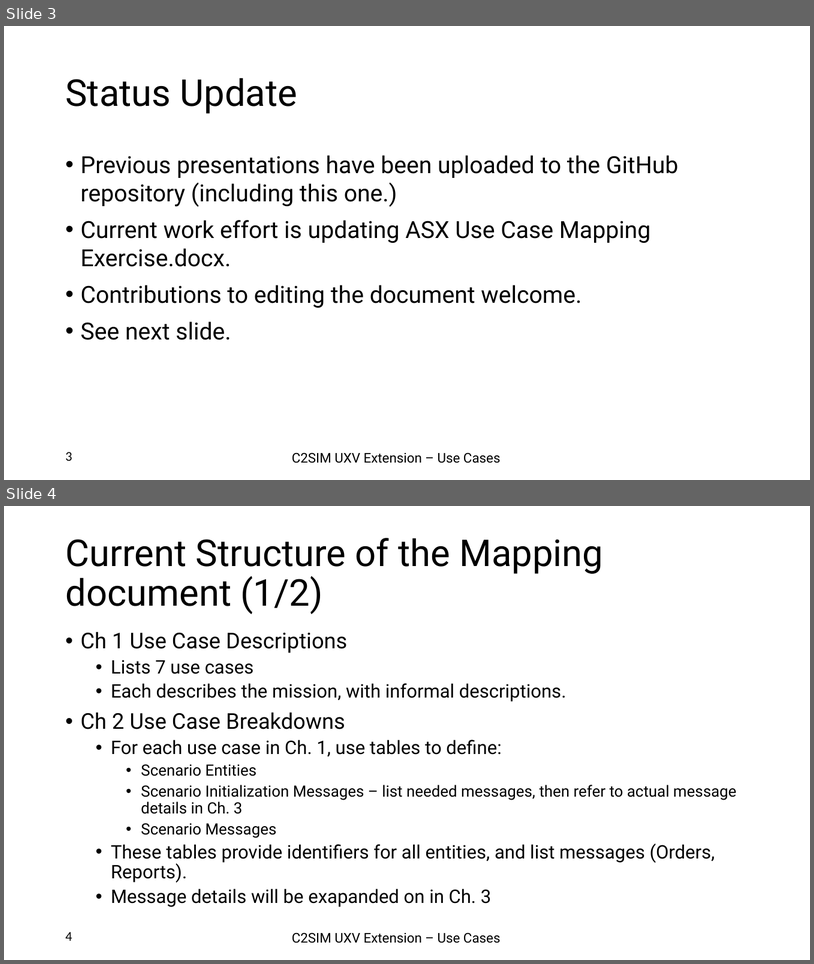
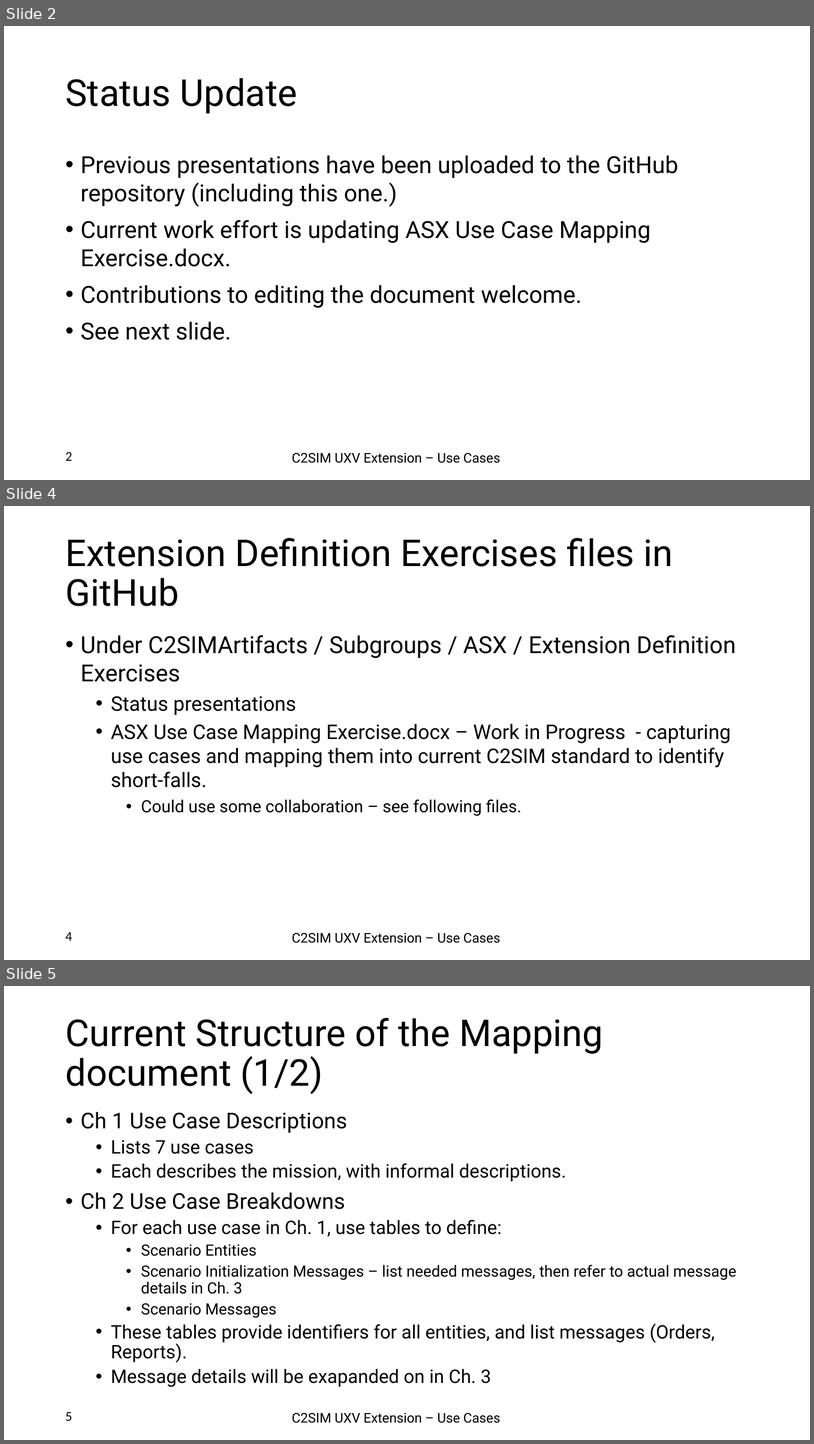
Before and after one commit to hyssostech/C2SIMArtifacts, a slide deck: Subgroups/ASX/Extension Definition Exercises/2025-04 ASX UC Mapping Status Update.pptx. Shown one above the other, each under a label of ours: slides 3 and 4 before the commit, slides 2, 4 and 5 after it; the slides between them are not shown. The pictures are 814x964 and 814x1444 pixels, drawn with LibreOffice and Linux fonts; fonts in the diff are those of the drawing; background and template pictures are left out. Boxes give left, top, right and bottom in pixels: in the first picture for what was removed or moved away, otherwise in the second. Text is boxed around its words. In the diff, an @@ line names an element or a change of style, - is before the commit and + after.

```diff
--- a/Subgroups/ASX/Extension Definition Exercises/2025-04 ASX UC Mapping Status Update.pptx
+++ b/Subgroups/ASX/Extension Definition Exercises/2025-04 ASX UC Mapping Status Update.pptx
@@ slide 4 added at (x1=4, y1=506, x2=810, y2=960), background #FFFFFF; not listed: 2 template elements that a slide beside it also shows @@
@@ title added at (x1=65, y1=538, x2=674, y2=606), 44 pt, text #000000 @@
+Extension Definition Exercises files in GitHub
@@ text added at (x1=81, y1=635, x2=737, y2=816), 24 pt, text #000000 @@
+• Under C2SIMArtifacts / Subgroups / ASX / Extension Definition Exercises
+  • Status presentations
+  • ASX Use Case Mapping Exercise.docx – Work in Progress - capturing use cases and mapping them into current C2SIM standard to identify short-falls.
+    • Could use some collaboration – see following files.
@@ what was slide 3 is now slide 2 @@
@@ page number at (x1=65, y1=451, x2=72, y2=460): text changed @@
-3
+2
@@ what was slide 4 is now slide 5 @@
@@ page number at (x1=65, y1=1411, x2=72, y2=1420): text changed @@
-4
+5
```
Also in this commit, not shown: 1 other slide added, 1 slide removed.
